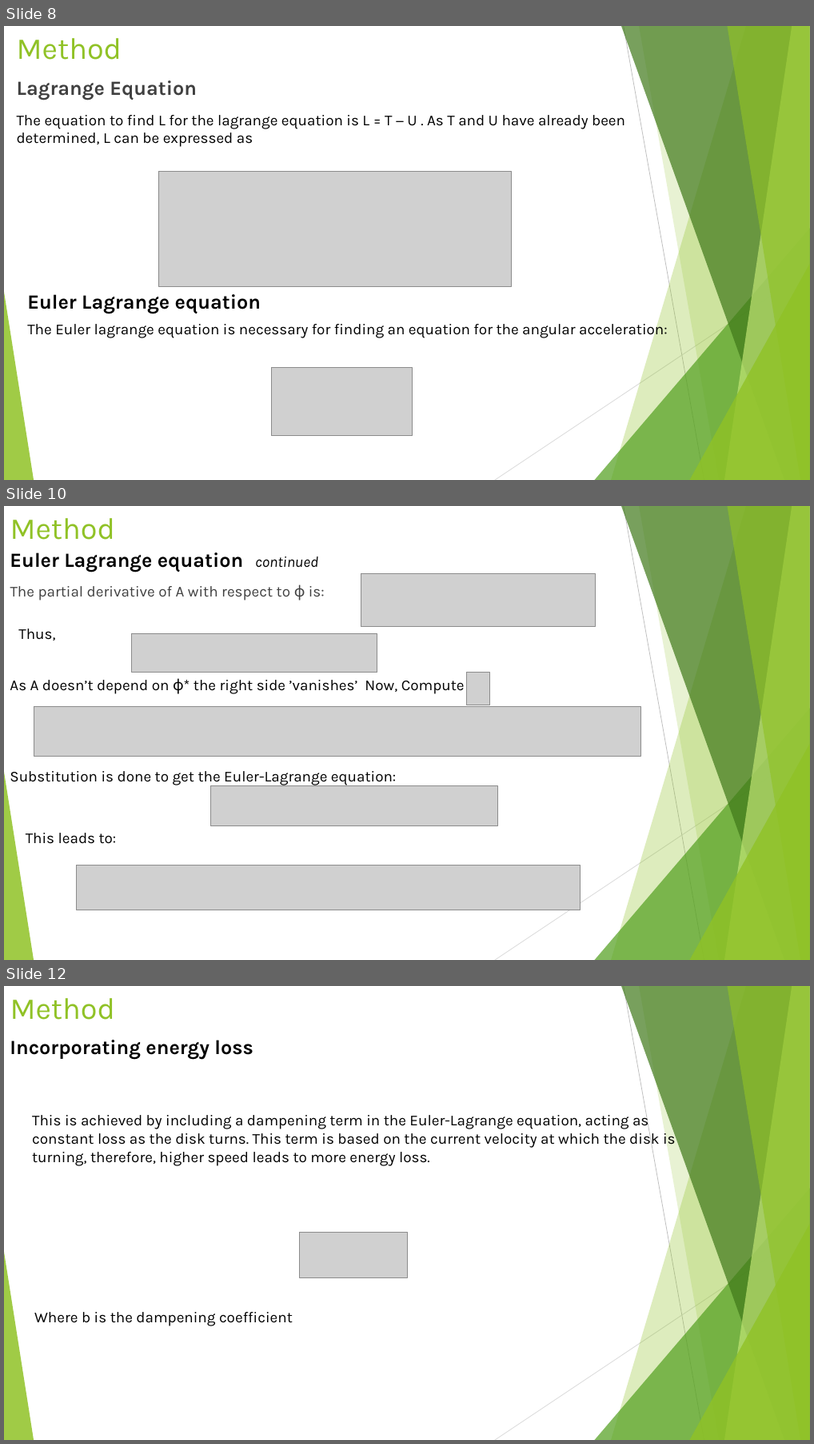
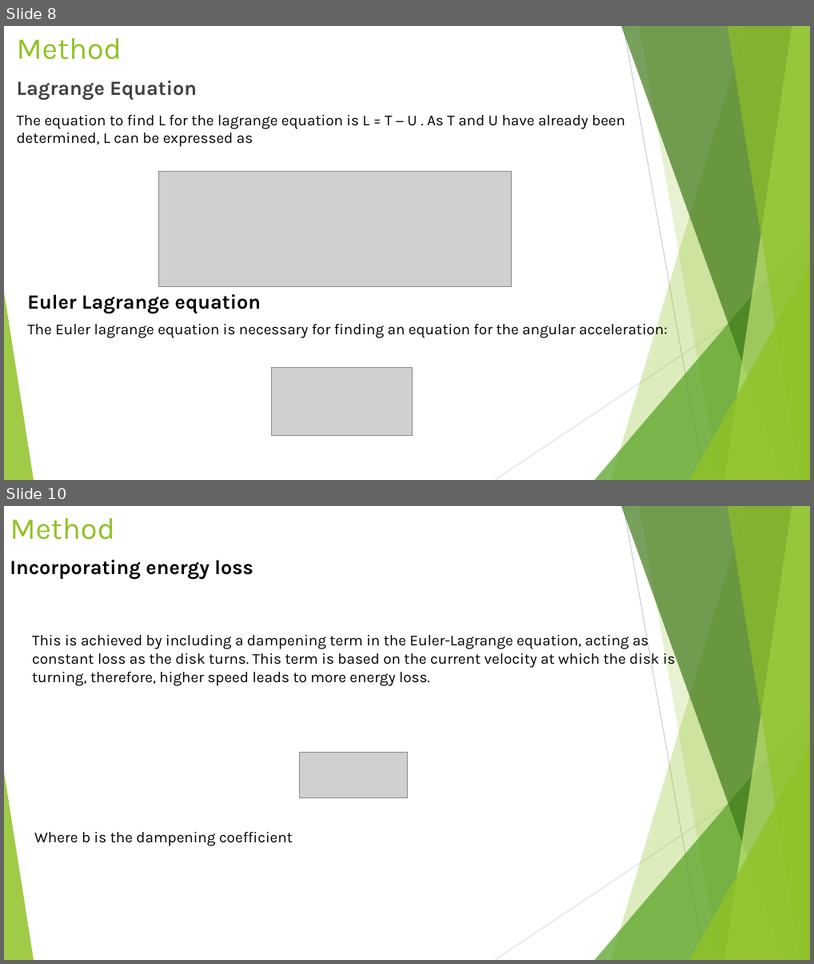
Before and after one commit to phoebelily1/PPM, a slide deck: PPM.pptx. Shown one above the other, each under a label of ours: slides 8, 10 and 12 before the commit, slides 8 and 10 after it; the slides between them are not shown. The pictures are 814x1444 and 814x964 pixels, drawn with LibreOffice and Linux fonts; fonts in the diff are those of the drawing; grey boxes stand for pictures. Boxes give left, top, right and bottom in pixels: in the first picture for what was removed or moved away, otherwise in the second. Text is boxed around its words. In the diff, an @@ line names an element or a change of style, - is before the commit and + after.

```diff
--- a/PPM.pptx
+++ b/PPM.pptx
@@ slide 10 removed at <box>4,506,810,960</box>, background #FFFFFF; not listed: 10 template elements that a slide beside it also shows @@
@@ title removed at <box>10,518,115,540</box> @@
-Method
@@ text removed at <box>10,552,243,572</box> @@
-Euler Lagrange equation
@@ text removed at <box>255,556,318,567</box> @@
-continued
@@ picture removed at <box>361,574,596,627</box> @@
@@ text removed at <box>10,584,325,600</box> @@
-The partial derivative of A with respect to ϕ is:
@@ text removed at <box>18,628,55,640</box> @@
-Thus,
@@ picture removed at <box>132,633,378,672</box> @@
@@ picture removed at <box>466,672,490,705</box> @@
@@ text removed at <box>10,678,465,694</box> @@
-As A doesn’t depend on ϕ* the right side ’vanishes’ Now, Compute
@@ picture removed at <box>34,707,641,756</box> @@
@@ text removed at <box>10,771,396,786</box> @@
-Substitution is done to get the Euler-Lagrange equation:
@@ picture removed at <box>211,785,498,825</box> @@
@@ text removed at <box>26,832,117,844</box> @@
-This leads to:
@@ picture removed at <box>76,864,580,909</box> @@
@@ what was slide 12 is now slide 10 @@
```
Also in this commit, not shown: 2 slides changed, 1 other slide removed.
